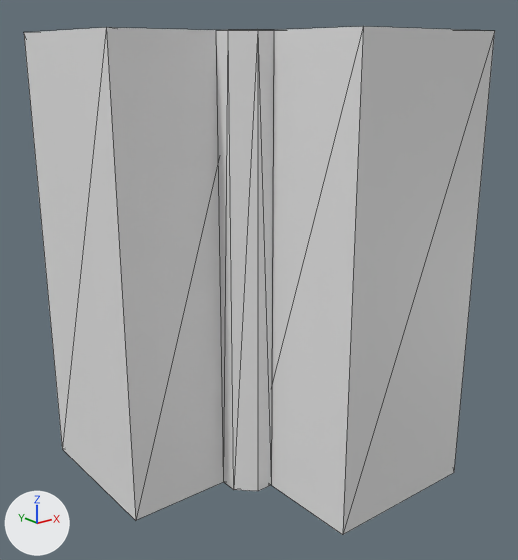
Two versions of the OBJ model public/meshes/brick_wall.obj, one commit apart.
The view is the same before and after, from a camera (50 mm lens) standing at (-1.119, -1.385, 0.454) and looking at (-0.025, -0.017, -0.093). Arrows for +X, +Y and +Z are at lower left; the lights stay in place. The first picture is the older version. Mesh edges are drawn as thin lines. Where no turn or scale is listed for an object, it has been applied to the vertices. Vertices at exactly the same position are counted once.

The older version as bpy lines, for what is in view:
```python
me_brick_wall = bpy.data.meshes.new('brick_wall')
me_brick_wall.from_pydata(...)  # 64 vertices, 92 faces; spans x -0.5..0.5, y -0.5..0.5, z -0.5..0.5
ob_brick_wall = bpy.data.objects.new('brick_wall', me_brick_wall)
ob_brick_wall.location = (0.0, 0.0, 0.0)
```
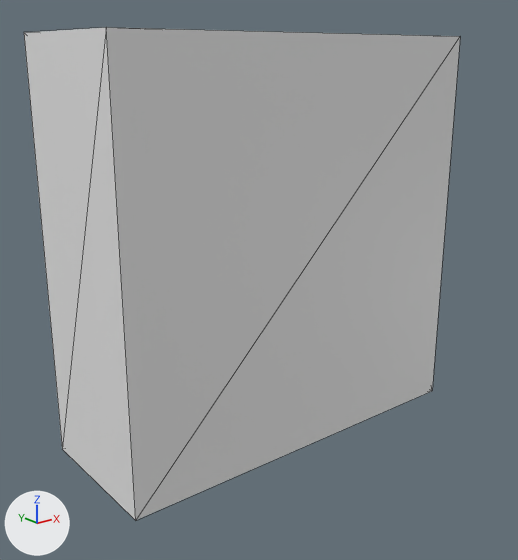
The edits, one by one:
me_brick_wall is used by ob_brick_wall; location (0.0, 0.0, 0.0).
me_brick_wall had 64 vertices, 92 faces and spanned x -0.5..0.5, y -0.5..0.5, z -0.5..0.5.
me_brick_wall now has 8 vertices, 12 faces and spans x -0.5..0.5, y -0.188..0.188, z -0.5..0.5.
me_brick_wall part 1: the loose piece of 10 vertices spanning x -0.267..-0.187, y -0.267..-0.187, z -0.5..0.5 is deleted.
Part 2, on me_brick_wall:
16 vertices are removed from x -0.187..0.188, y -0.5..0.5, z -0.5..0.5.
40 faces are deleted.
8 new faces join them.
Other edits to the shape of me_brick_wall do not show in these pictures.

Changed parts and their boxes (x1, y1, x2, y2) in the pictures (518 x 560 px):
'brick_wall', reshaped (7% narrower)
    before: (24, 26, 495, 535)
    after: (24, 27, 460, 520)
part 1 of me_brick_wall, deleted
    before: (216, 30, 274, 491)
part 2 of me_brick_wall, cut back
    before: (106, 26, 495, 535)
    after: (106, 27, 460, 520)
